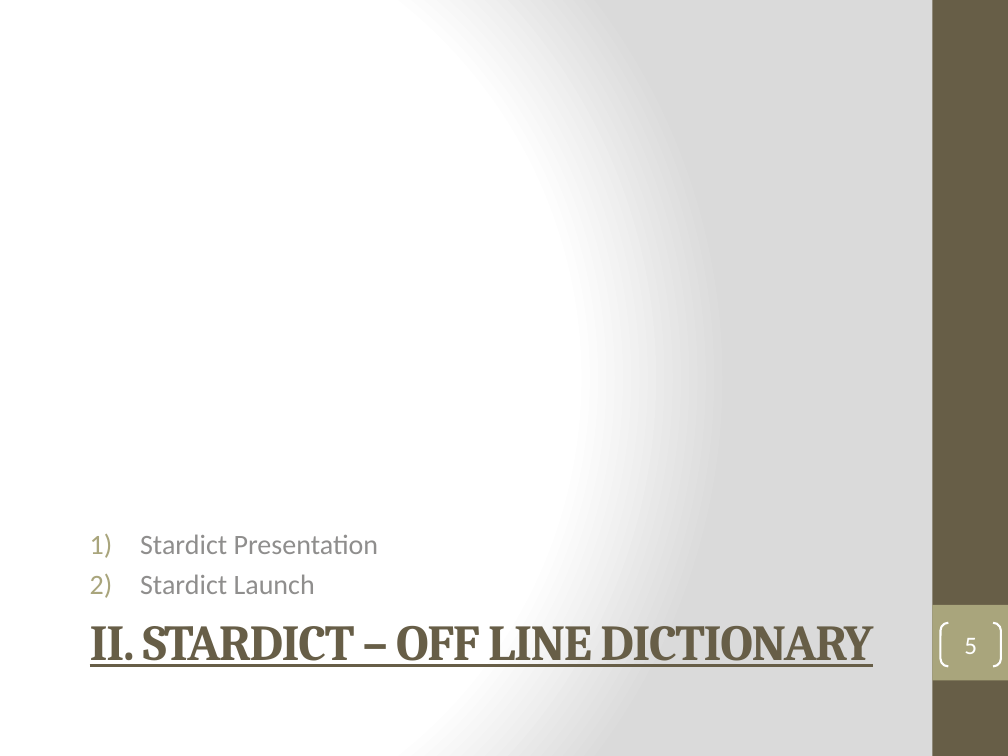
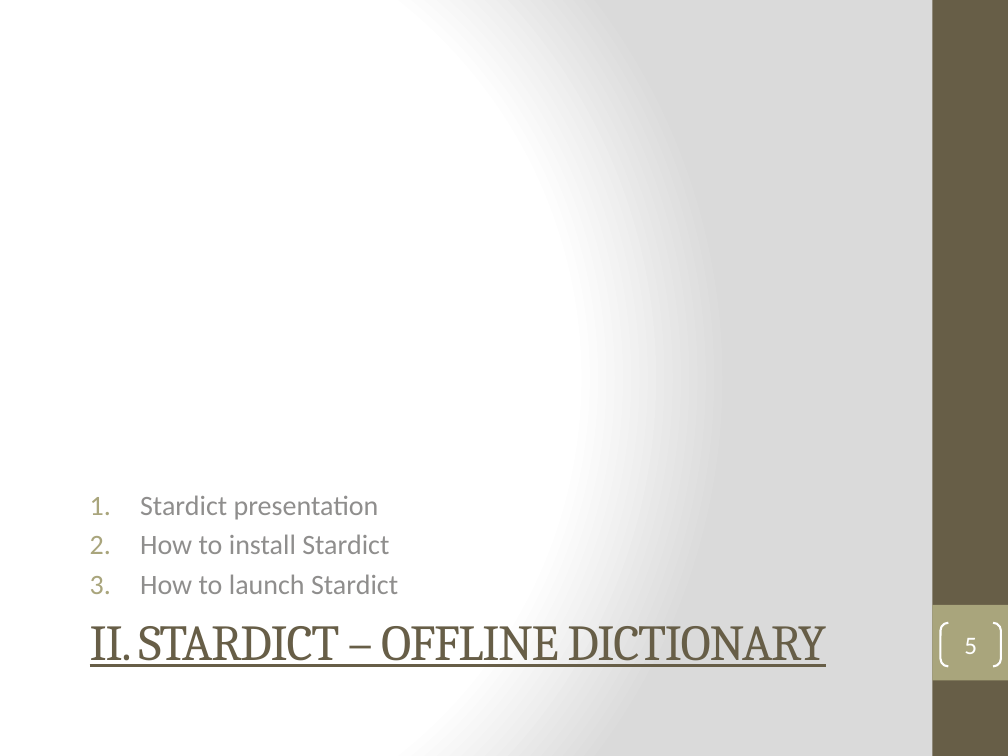
Before and after one commit to kiago/isepse2014, a slide deck: slide 5 of projects/dictionary/Project_Presentation.pptx. Drawn at 1008x756 pixels with LibreOffice and Linux fonts; fonts in the diff are those of the drawing. Boxes give left, top, right and bottom in pixels: in the first picture for what was removed or moved away, otherwise in the second. Text is boxed around its words. In the diff, an @@ line names an element or a change of style, - is before the commit and + after.

```diff
--- a/projects/dictionary/Project_Presentation.pptx
+++ b/projects/dictionary/Project_Presentation.pptx
@@ text at <box>140,495,398,594</box>: text changed @@
-1) Stardict Presentation
-2) Stardict Launch
+1. Stardict presentation
+2. How to install Stardict
+3. How to launch Stardict
@@ title at <box>90,626,826,667</box>: text changed; bold off @@
-II. STARDICT – OFF LINE DICTIONARY
+II. STARDICT – OFFLINE DICTIONARY
```
Also in this commit, not shown: 10 other slides changed, 6 slides added.
